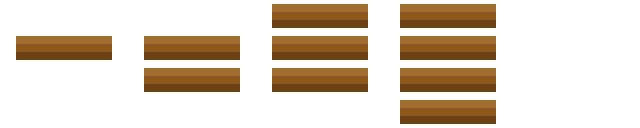
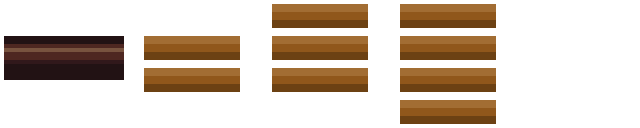
Before/after of a w=640, h=128 layered artwork. What changed in the layer stack:
painted on "Layer 2" over [4, 36, 124, 60]
added layer "Layer 1" in group "Group 1" over [4, 44, 124, 60]
added layer "Layer 2 copy 11" in group "Group 1" over [4, 36, 124, 80]
